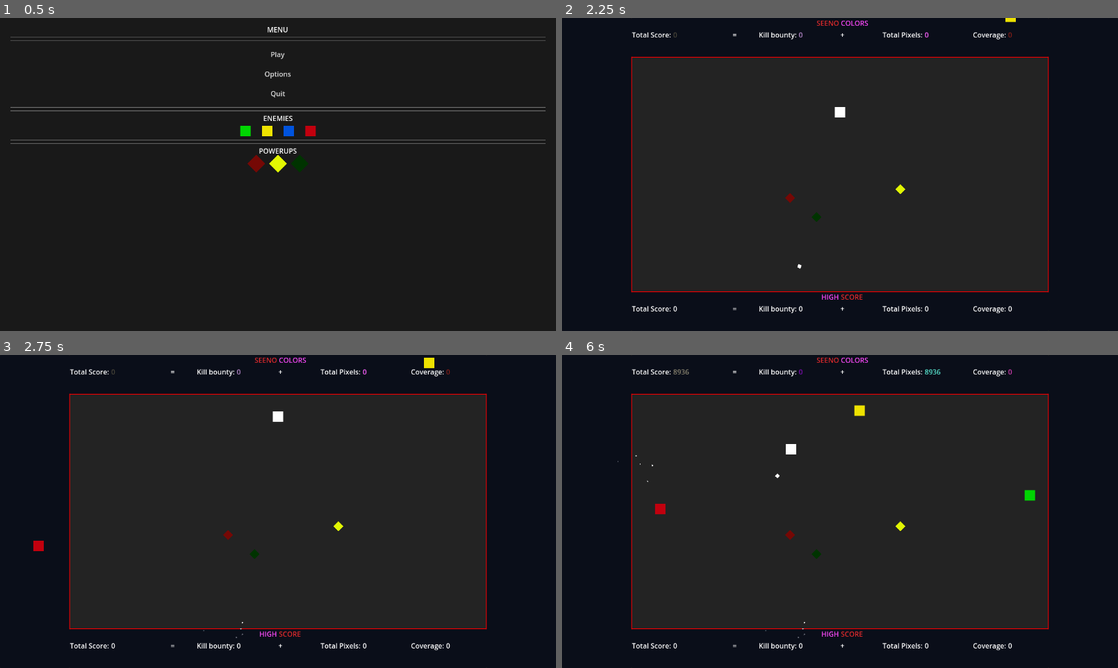
Above: before the commit, frames 1-4 (two rows, left to right).
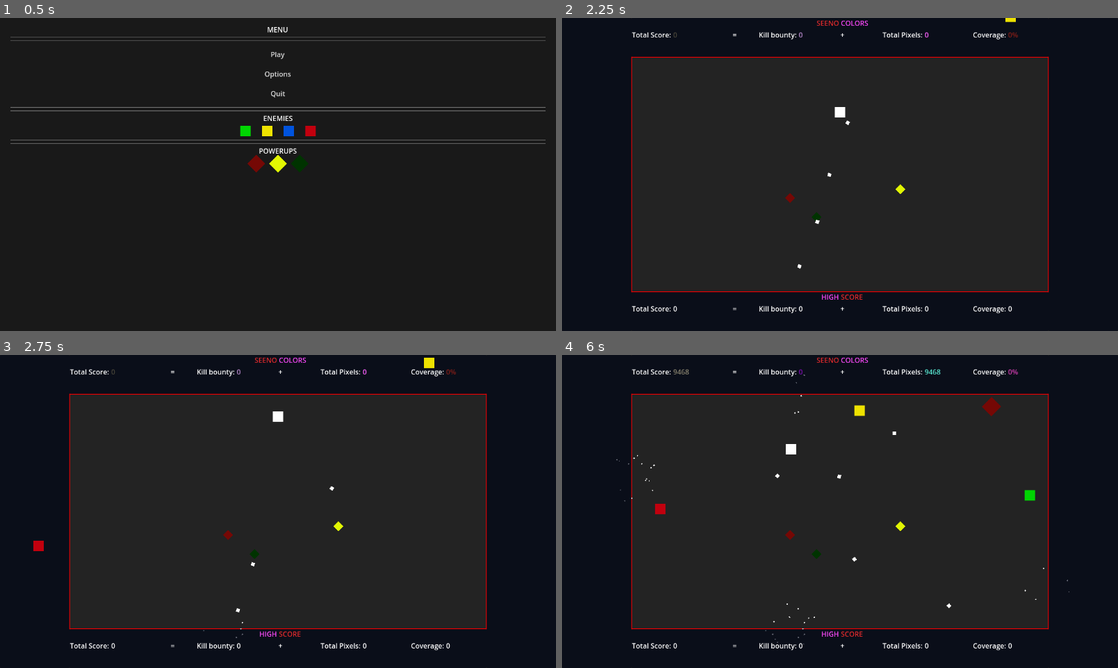
Above: after the commit, the same moments.

Repository: SeeNoirSeeNo/Get_RECT
Game: Godot game, scene res://Menu.tscn
The game is run twice, just before and just after one commit, with the same random seed, the same clock (stepped at 60 frames per second) and the same inputs.
Inputs (mouse positions are in pixels of both pictures, inside the frame that each line leads up to):
- Up to frame 1 (0.5 s): no input
- Up to frame 2 (2.25 s): click "Play" at 0.5 s; tap Enter at 1.25 s; move the mouse to (812, 237) at 1.27 s; press the mouse at (812, 237) at 1.28 s; hold W (move_up) from 1.28 s (still down); move the mouse to (1006, 221) at 2.02 s; release the mouse at (1006, 221) at 2.03 s; click (1006, 221) at 2.1 s
- Up to frame 3 (2.75 s): keep holding W (move_up)
- Up to frame 4 (6 s): move the mouse to (673, 464) at 2.77 s; release W (move_up) at 2.78 s; press the mouse at (673, 464) at 2.78 s; hold A (move_left) 2.78-4.28 s; move the mouse to (867, 511) at 3.52 s; release the mouse at (867, 511) at 3.53 s; click (867, 511) at 3.6 s; move the mouse to (756, 433) at 4.27 s; press the mouse at (756, 433) at 4.28 s; hold S (move_down) 4.28-5.03 s; move the mouse to (962, 495) at 5.02 s; release the mouse at (962, 495) at 5.03 s; hold D (move_right) 5.03-5.78 s; click (962, 495) at 5.1 s; move the mouse to (728, 527) at 5.77 s; press the mouse at (728, 527) at 5.78 s; hold W (move_up) from 5.78 s (still down)

Frame 1 is identical in both runs. In frame 2, less than 0.1% of the frame differs, in the area x 45-82%, y 4-66%; in frame 3, less than 0.1%; in frame 4, 0.2%, in the area x 9-92%, y 4-93%.

Commit message:
Points Reworked and Finished

Diff:
--- a/Bullet.gd
+++ b/Bullet.gd
@@ -13,10 +13,8 @@
 var look_once = true
 var bullet_wrap = 0
 var bullet_wrap_decay = 0
-var bullet_sounds = ["shoot_4", "shoot_5", "shoot_6",]
-#var bullet_sounds = ["shoot_1", "shoot_2", "shoot_3",]
-var heavy_bullet_sounds = ["shoot_4", "shoot_5", "shoot_6"]
-var type = "normal"
+#var bullet_sounds = ["shoot_4", "shoot_5", "shoot_6",]
+var bullet_sounds = ["shoot_1", "shoot_2", "shoot_3", "shoot_4", "shoot_5", "shoot_6"]
 
 func _ready():
 	var timer = Timer.new()
@@ -24,6 +22,7 @@
 	timer.autostart = true
 	timer.timeout.connect(self._on_timer_timeout)
 	add_child(timer)
+	Global.play_sound(bullet_sounds.pick_random())
 
 
 func set_active_powerup_colors(colors):
--- a/Highscore.gd
+++ /dev/null
@@ -1,10 +0,0 @@
-extends Label
-#
-#func _ready():
-#	text = str(Global.highscorePixels)
-#
-#func _process(_delta):
-#	if Global.points > Global.highscorePixels:
-#		Global.highscorePixels = Global.points
-#		print("true")
-#
--- a/Score.gd
+++ /dev/null
@@ -1,2 +0,0 @@
-
-extends Label
--- a/arena.tscn
+++ b/arena.tscn
@@ -1,17 +1,13 @@
-[gd_scene load_steps=21 format=3 uid="uid://c7p3wbac6idb4"]
+[gd_scene load_steps=17 format=3 uid="uid://c7p3wbac6idb4"]
 
 [ext_resource type="Script" path="res://Arena.gd" id="1_dwiex"]
 [ext_resource type="PackedScene" uid="uid://b3hw1ikaqtv6l" path="res://enemy_1.tscn" id="2_5dgjm"]
 [ext_resource type="PackedScene" uid="uid://d1uqv8wssumwg" path="res://player.tscn" id="2_ax1f8"]
 [ext_resource type="PackedScene" uid="uid://bq4lfbpcv35sw" path="res://enemy_2.tscn" id="3_b05s4"]
-[ext_resource type="FontFile" uid="uid://beh0s3o4e8bn2" path="res://Font (1).ttf" id="3_xyqgc"]
-[ext_resource type="Script" path="res://Score.gd" id="4_bdorj"]
 [ext_resource type="PackedScene" uid="uid://cmdanr0t7ih1u" path="res://enemy_3.tscn" id="4_jvihm"]
-[ext_resource type="Script" path="res://Highscore.gd" id="5_ew1np"]
 [ext_resource type="PackedScene" uid="uid://burkbwdot6ak4" path="res://enemy_4.tscn" id="5_fa1eb"]
 [ext_resource type="Script" path="res://Camera2D.gd" id="5_riky4"]
 [ext_resource type="Script" path="res://objectSpawner.gd" id="11_4ecc0"]
-[ext_resource type="Script" path="res://sparkle.gd" id="12_vslwu"]
 [ext_resource type="PackedScene" uid="uid://dei3empqdqm4v" path="res://sound_controller.tscn" id="13_l134k"]
 [ext_resource type="Script" path="res://BloodScan.gd" id="16_oeknt"]
 [ext_resource type="PackedScene" uid="uid://cn3d7kv8lwa7l" path="res://scoreboard.tscn" id="17_e16v7"]
@@ -38,82 +34,6 @@
 
 [node name="WorldEnvironment" type="WorldEnvironment" parent="."]
 environment = SubResource("Environment_seaom")
-
-[node name="UI" type="Node2D" parent="."]
-z_index = 20
-
-[node name="Control" type="Control" parent="UI"]
-visible = false
-layout_mode = 3
-anchors_preset = 15
-anchor_right = 1.0
-anchor_bottom = 1.0
-grow_horizontal = 2
-grow_vertical = 2
-size_flags_horizontal = 0
-
-[node name="Highscore" type="Label" parent="UI/Control"]
-modulate = Color(0.2, 0.65098, 0.760784, 0.494118)
-layout_mode = 1
-offset_left = 117.0
-offset_top = 673.0
-offset_right = 2123.0
-offset_bottom = 745.0
-scale = Vector2(0.5, 0.5)
-theme_override_fonts/font = ExtResource("3_xyqgc")
-theme_override_font_sizes/font_size = 64
-text = "100"
-horizontal_alignment = 1
-vertical_alignment = 1
-script = ExtResource("5_ew1np")
-
-[node name="Score" type="Label" parent="UI/Control"]
-self_modulate = Color(0.2, 0.65098, 0.760784, 0.733333)
-layout_mode = 1
-anchors_preset = 8
-anchor_left = 0.5
-anchor_top = 0.5
-anchor_right = 0.5
-anchor_bottom = 0.5
-offset_left = 582.0
-offset_top = 17.0
-offset_right = 745.0
-offset_bottom = 158.0
-grow_horizontal = 2
-grow_vertical = 2
-scale = Vector2(0.5, 0.5)
-size_flags_horizontal = 4
-tooltip_text = "THE AMOUNT OF PIXELS THAT ARE COLORED INSIDE THE ARENA"
-mouse_filter = 1
-mouse_default_cursor_shape = 16
-theme_override_colors/font_outline_color = Color(0, 0, 0, 1)
-theme_override_constants/outline_size = 20
-theme_override_fonts/font = ExtResource("3_xyqgc")
-theme_override_font_sizes/font_size = 128
-text = "1000"
-horizontal_alignment = 1
-vertical_alignment = 1
-script = ExtResource("4_bdorj")
-
-[node name="sparkle" type="CPUParticles2D" parent="UI/Control/Score"]
-show_behind_parent = true
-position = Vector2(117, 28)
-emitting = false
-amount = 20
-one_shot = true
-emission_shape = 3
-emission_rect_extents = Vector2(150, 60)
-gravity = Vector2(0, -100)
-initial_velocity_min = 100.0
-initial_velocity_max = 200.0
-orbit_velocity_min = -0.08
-orbit_velocity_max = 0.08
-damping_min = 16.875
-damping_max = 50.625
-angle_min = -180.0
-angle_max = 297.0
-scale_amount_max = 5.0
-script = ExtResource("12_vslwu")
 
 [node name="Camera2D" type="Camera2D" parent="."]
 anchor_mode = 0
@@ -157,7 +77,7 @@
 position = Vector2(640, 360)
 script = ExtResource("11_4ecc0")
 enemies = Array[PackedScene]([ExtResource("2_5dgjm"), ExtResource("3_b05s4"), ExtResource("4_jvihm"), ExtResource("5_fa1eb")])
-power_ups = Array[PackedScene]([ExtResource("20_f3e7x"), ExtResource("19_6pj5q")])
+power_ups = Array[PackedScene]([ExtResource("20_f3e7x"), ExtResource("19_6pj5q"), ExtResource("18_tum7t")])
 
 [node name="Area2D" type="Area2D" parent="objectSpawner"]
 
@@ -168,7 +88,7 @@
 autostart = true
 
 [node name="Power_up_spawn_timer" type="Timer" parent="objectSpawner"]
-wait_time = 8.0
+wait_time = 5.0
 autostart = true
 
 [node name="powerUp_Damage" parent="." instance=ExtResource("19_6pj5q")]
--- a/enemy_2.tscn
+++ b/enemy_2.tscn
@@ -4,8 +4,6 @@
 
 [node name="Enemy_2" instance=ExtResource("1_ehy75")]
 modulate = Color(0.937255, 0.890196, 0, 1)
-min_time = null
-max_time = null
 offset_range = 90
 speed = 100
 hp = 2
--- a/player.gd
+++ b/player.gd
@@ -14,7 +14,7 @@
 var speed = 150
 var velocity = Vector2()
 var current_color = modulate
-var attackSpeed = 100.0  # Attack once every 2 seconds
+var attackSpeed = 800.0  # 200 = Attack once every 2 seconds
 var power_up_reset = []
 var damage = 1
 var default_damage = 1
--- a/scoreboard.gd
+++ b/scoreboard.gd
@@ -29,8 +29,6 @@
 @onready var END_CoverageSTR = $EndPanel/VBoxContainer/HBoxContainer5/END_CoverageSTR
 @onready var END_CoverageINT = $EndPanel/VBoxContainer/HBoxContainer5/END_CoverageINT
 
-var is_counting_up = false
-
 func _ready():
 	#Connect Signals
 	player.player_died.connect(self._on_player_died)
@@ -39,14 +37,6 @@
 	Global.score_updated.connect(self._on_score_updated)
 	#Hide EndPanel
 	EndPanel.visible = false
-
-
-	#Set Panels
-	var viewport = get_viewport_rect()
-	topPanel.custom_minimum_size.y = (viewport.size.y - bloodScan.area_size.y) / 2
-	bottomPanel.custom_minimum_size.y = (viewport.size.y - bloodScan.area_size.y) / 2
-	leftPanel.custom_minimum_size.x = (viewport.size.x - bloodScan.area_size.x) / 2
-	rightPanel.custom_minimum_size.x = (viewport.size.x - bloodScan.area_size.x) / 2
 
 	#Reset & Set Points
 	HIGH_totalScoreINT.text = str(Global.highscoreScore)
@@ -57,10 +47,6 @@
 	Global.pixels = 0
 	HIGH_coverageINT.text = str(Global.highscoreCoverage)
 	Global.coverage = 0
-
-
-func _process(_delta):
-	pass
 
 func gameOver():
 	#FINAL BLOOD SCAN
@@ -77,37 +63,53 @@
 		Global.highscoreCoverage = Global.coverage
 	#SHOW & UPDATE EndPanel
 	EndPanel.visible = true
-	#END_totalScoreINT.text = totalScoreINT.text
-	END_killBountyINT.text = killBountyINT.text
-	END_PixelesINT.text = pixelsINT.text
-	END_CoverageINT.text = coverageINT.text
-	if not is_counting_up:
-		start_count_up(totalScoreINT.text.to_int(), END_totalScoreINT)
+	start_counting_sequences()
+
+func start_counting_sequences():
+	await start_count_up_and_down(totalScoreINT.text.to_int(), END_totalScoreINT, totalScoreINT)
+	totalScoreINT.text = str(0)
+	await start_count_up_and_down(killBountyINT.text.to_int(), END_killBountyINT, killBountyINT)
+	killBountyINT.text = str(0)
+	await start_count_up_and_down(pixelsINT.text.to_int(), END_PixelesINT, pixelsINT)
+	pixelsINT.text = str(0)
+	await start_count_up_and_down_percentage(coverageINT.text.to_float(), END_CoverageINT, coverageINT)
+	coverageINT.text = str(0)
 
 
-# Coroutine to count up the score
-func start_count_up(final_score, score_label):
-	is_counting_up = true
+# Coroutine to count up and down the score
+func start_count_up_and_down(final_score, score_label_up, score_label_down):
 	var current_score = 0.0
-	score_label.text = str(int(round(current_score)))  # Round to nearest integer
+	score_label_up.text = str(int(round(current_score)))  # Round to nearest integer
+	score_label_down.text = str(final_score)  # Start at final score
 
 	while current_score < final_score:
 		# Calculate increment as a percentage of the remaining score
 		var increment = max(1, (final_score - current_score) * 0.1)
 		current_score += increment
-		score_label.text = str(int(round(current_score)))  # Round to nearest integer
+		score_label_up.text = str(int(round(current_score)))  # Round to nearest integer
+		score_label_down.text = str(final_score - int(round(current_score)))  # Subtract from final score
 		await(get_tree().create_timer(0.05).timeout)  # Wait for 0.05 seconds
-	is_counting_up = false
 
+# Coroutine to count up the percentage
+func start_count_up_and_down_percentage(final_score, score_label_up, score_label_down):
+	var current_score = 0.0
+	score_label_up.text = str(round(current_score * 100.0) / 100.0)  # Format as float with two decimal places
+	score_label_down.text = str(round(final_score * 100.0) / 100.0)  # Start at final score
 
-
+	while current_score < final_score:
+		# Calculate increment as a percentage of the remaining score
+		var increment = max(0.01, (final_score - current_score) * 0.1)
+		current_score += increment
+		score_label_up.text = str(round(current_score * 100.0) / 100.0)  # Format as float with two decimal places
+		score_label_down.text = str(round((final_score - current_score) * 100.0) / 100.0)  # Subtract from final score
+		await(get_tree().create_timer(0.05).timeout)  # Wait for 0.05 seconds
 
 func _on_score_updated():
 	#Update Text
 	totalScoreINT.text = str(Global.score)
 	killBountyINT.text = str(Global.killBounty)
 	pixelsINT.text = str(Global.pixels)
-	coverageINT.text = str(Global.coverage)
+	coverageINT.text = str(Global.coverage) + "%"
 	#Update Color
 	totalScoreINT.self_modulate = Global.pickRandomColor()
 	killBountyINT.self_modulate = Global.pickRandomColor()
--- a/scoreboard.tscn
+++ b/scoreboard.tscn
@@ -60,7 +60,7 @@
 [node name="TotalScoreINT" type="Label" parent="TopPanel/VBoxContainer/TopHBoxContainer"]
 layout_mode = 2
 size_flags_horizontal = 3
-text = "58157159"
+text = "0"
 vertical_alignment = 1
 
 [node name="=" type="Label" parent="TopPanel/VBoxContainer/TopHBoxContainer"]
@@ -80,7 +80,7 @@
 [node name="KillBountyINT" type="Label" parent="TopPanel/VBoxContainer/TopHBoxContainer"]
 layout_mode = 2
 size_flags_horizontal = 3
-text = "781"
+text = "0"
 vertical_alignment = 1
 
 [node name="+" type="Label" parent="TopPanel/VBoxContainer/TopHBoxContainer"]
@@ -99,7 +99,7 @@
 [node name="PixelsINT" type="Label" parent="TopPanel/VBoxContainer/TopHBoxContainer"]
 layout_mode = 2
 size_flags_horizontal = 3
-text = "58157159"
+text = "0"
 vertical_alignment = 1
 
 [node name="CoverageSTR" type="Label" parent="TopPanel/VBoxContainer/TopHBoxContainer"]
@@ -112,7 +112,7 @@
 [node name="CoverageINT" type="Label" parent="TopPanel/VBoxContainer/TopHBoxContainer"]
 layout_mode = 2
 size_flags_horizontal = 3
-text = "57%"
+text = "0"
 vertical_alignment = 1
 
 [node name="BottomPanel" type="Panel" parent="."]
@@ -304,7 +304,7 @@
 self_modulate = Color(1, 0.290196, 1, 1)
 layout_mode = 2
 size_flags_horizontal = 3
-text = "34235980"
+text = "0"
 vertical_alignment = 1
 uppercase = true
 
@@ -324,7 +324,7 @@
 self_modulate = Color(1, 0.290196, 1, 1)
 layout_mode = 2
 size_flags_horizontal = 3
-text = "781"
+text = "0"
 vertical_alignment = 1
 uppercase = true
 
@@ -344,7 +344,7 @@
 self_modulate = Color(1, 0.290196, 1, 1)
 layout_mode = 2
 size_flags_horizontal = 3
-text = "34235980"
+text = "0"
 vertical_alignment = 1
 uppercase = true
 
@@ -364,7 +364,7 @@
 self_modulate = Color(1, 0.290196, 1, 1)
 layout_mode = 2
 size_flags_horizontal = 3
-text = "57%"
+text = "0"
 vertical_alignment = 1
 uppercase = true
 
--- a/sound_controller.gd
+++ b/sound_controller.gd
@@ -27,6 +27,6 @@
 
 func _on_score_updated():
 	if current_track != null:
-		var new_speed = 1.0 + Global.score / 500000.0  # Adjust this formula as needed
+		var new_speed = 1.0 + Global.score / 50000.0  # Adjust this formula as needed
 		current_track.pitch_scale = new_speed
 		print(current_track)
